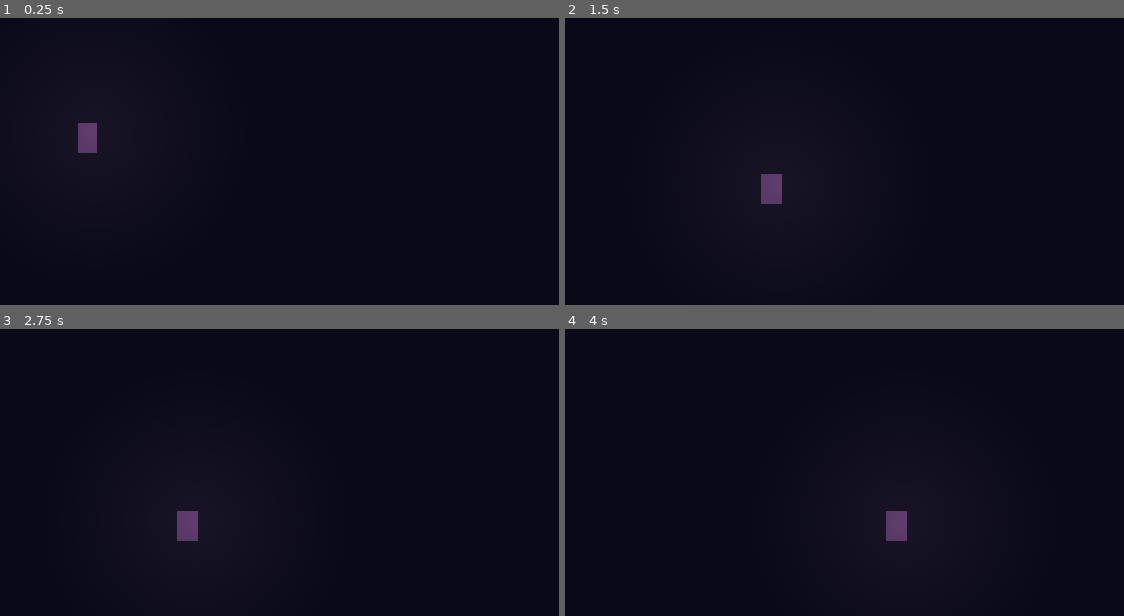
Above: before the commit, frames 1-4 (two rows, left to right).
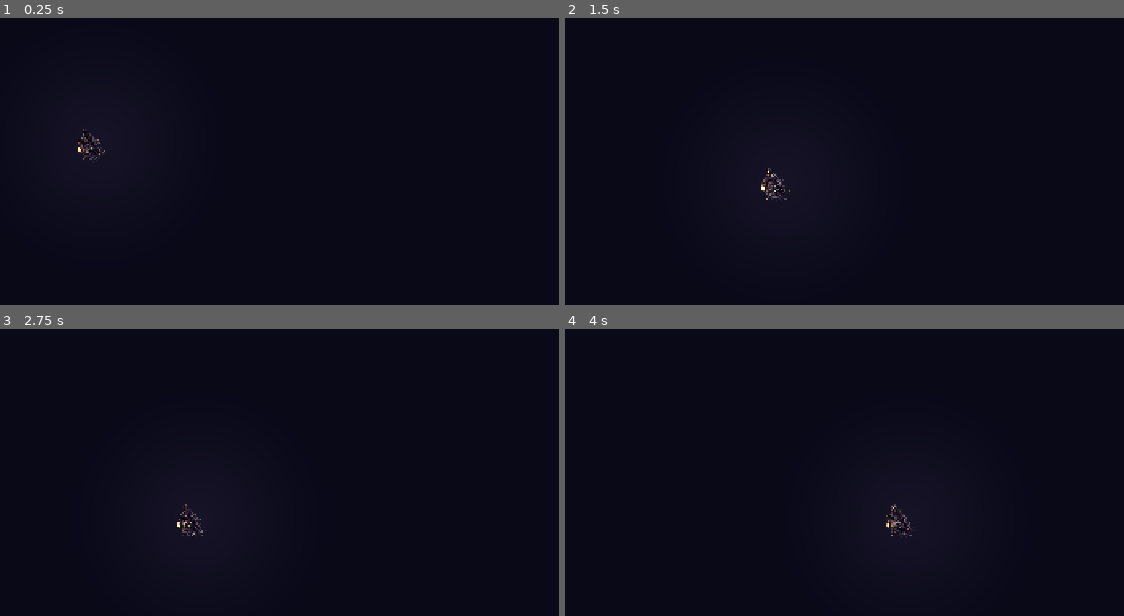
Above: after the commit, the same moments.

Repository: Nex2406/curiositys-doors
Game: Godot game, scene res://scenes/Main.tscn
Two runs of this game, one before a commit and one after it. Both use one fixed random seed, a clock stepped at 60 frames per second and the inputs below.
Inputs:
- Up to frame 1 (0.25 s): no input
- Up to frame 2 (1.5 s): hold Right (move_right) from 0.53 s (still down); tap Space (jump) at 0.77 s
- Up to frame 3 (2.75 s): tap Space (jump) at 1.52 s; release Right (move_right) at 2.03 s; hold Left (move_left) from 2.03 s (still down)
- Up to frame 4 (4 s): release Left (move_left) at 2.78 s; hold Right (move_right) from 2.78 s (still down); tap Space (jump) at 3.02, 3.77 s

The runs differ from the first frame. In frame 1, 0.4% of the frame differs, in the area x 13-19%, y 36-50%; in frame 2, 0.4%, in the area x 35-41%, y 52-65%; in frame 3, 0.4%; in frame 4, 0.4%.

Commit message:
feat(hero): replace placeholder rectangle with Curiosity character art
Swap the purple ColorRect in scenes/Curiosity.tscn for the painted hero
art at assets/characters/hero/curiosity.png as a Sprite2D scaled to ~80px
tall and centered on the CharacterBody2D origin. Tighten CollisionShape2D
to the body silhouette (22x88), and reposition PointLight2D so it sits at
the painted lantern in the artwork; tune energy/radius so the painted
lantern and the light blend instead of competing.

Closes #6

Co-Authored-By: Claude Opus 4.7 <noreply@anthropic.com>

Diff:
--- a/scenes/Curiosity.tscn
+++ b/scenes/Curiosity.tscn
@@ -1,9 +1,10 @@
-[gd_scene load_steps=5 format=3]
+[gd_scene load_steps=6 format=3]
 
 [ext_resource type="Script" path="res://scripts/Curiosity.gd" id="1_curiosity"]
+[ext_resource type="Texture2D" path="res://assets/characters/hero/curiosity.png" id="2_curiosity_art"]
 
 [sub_resource type="RectangleShape2D" id="RectangleShape2D_body"]
-size = Vector2(32, 48)
+size = Vector2(22, 88)
 
 [sub_resource type="Gradient" id="Gradient_lantern"]
 offsets = PackedFloat32Array(0, 1)
@@ -20,19 +21,16 @@
 [node name="Curiosity" type="CharacterBody2D"]
 script = ExtResource("1_curiosity")
 
-[node name="Visual" type="ColorRect" parent="."]
-offset_left = -16.0
-offset_top = -24.0
-offset_right = 16.0
-offset_bottom = 24.0
-color = Color(0.2, 0.15, 0.35, 1)
+[node name="Visual" type="Sprite2D" parent="."]
+texture = ExtResource("2_curiosity_art")
+scale = Vector2(0.08, 0.08)
 
 [node name="CollisionShape2D" type="CollisionShape2D" parent="."]
 shape = SubResource("RectangleShape2D_body")
 
 [node name="Lantern" type="PointLight2D" parent="."]
-position = Vector2(12, -8)
-color = Color(1, 0.75, 0.35, 1)
-energy = 1.2
+position = Vector2(18, 8)
+color = Color(1, 0.78, 0.42, 1)
+energy = 1.1
 texture = SubResource("GradientTexture2D_lantern")
-texture_scale = 2.0
+texture_scale = 1.6
Binary file added: assets/characters/hero/curiosity.png
Not shown, added: assets/characters/hero/curiosity.png.import
